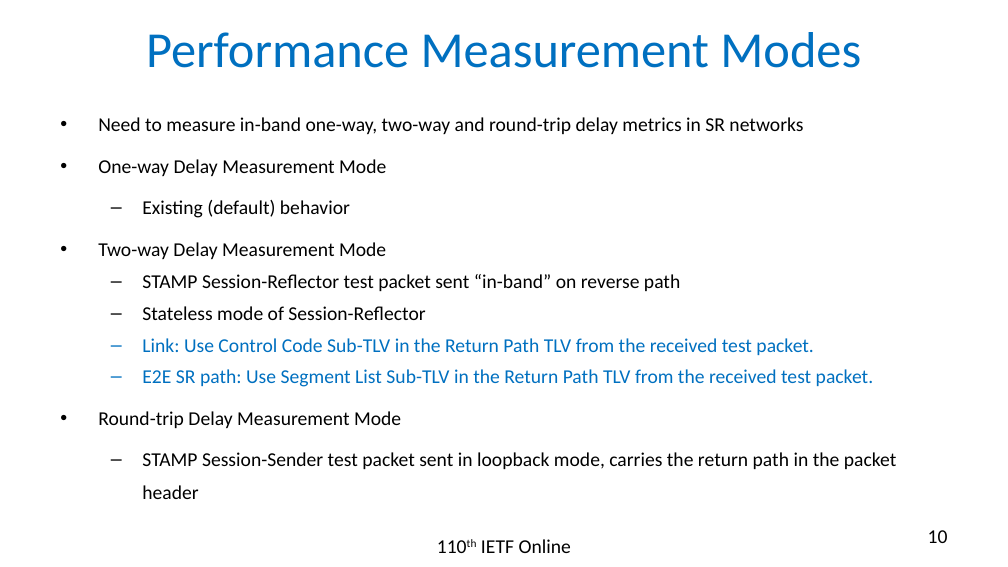
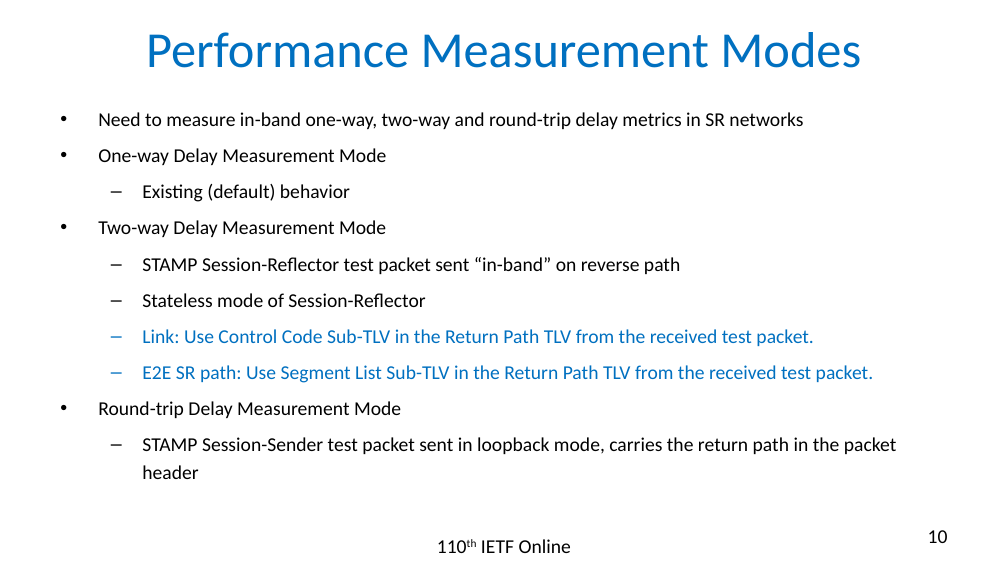
Before and after one commit to rakgandhi/ietf-slides, a slide deck: slide 10 of draft-gandhi-spring-stamp-srpm-05.pptx. Drawn at 1008x567 pixels with LibreOffice and Linux fonts; fonts in the diff are those of the drawing. Boxes give left, top, right and bottom in pixels: in the first picture for what was removed or moved away, otherwise in the second. Text is boxed around its words. In the diff, an @@ line names an element or a change of style, - is before the commit and + after.

```diff
--- a/draft-gandhi-spring-stamp-srpm-05.pptx
+++ b/draft-gandhi-spring-stamp-srpm-05.pptx
@@ text "Need to measure in-band one-way, ..." at (98, 112, 897, 479): line spacing 23.6pt to 19.8pt; line spacing 1 to 19.8pt @@
```
Also in this commit, not shown: 4 other slides changed, 1 other file.
